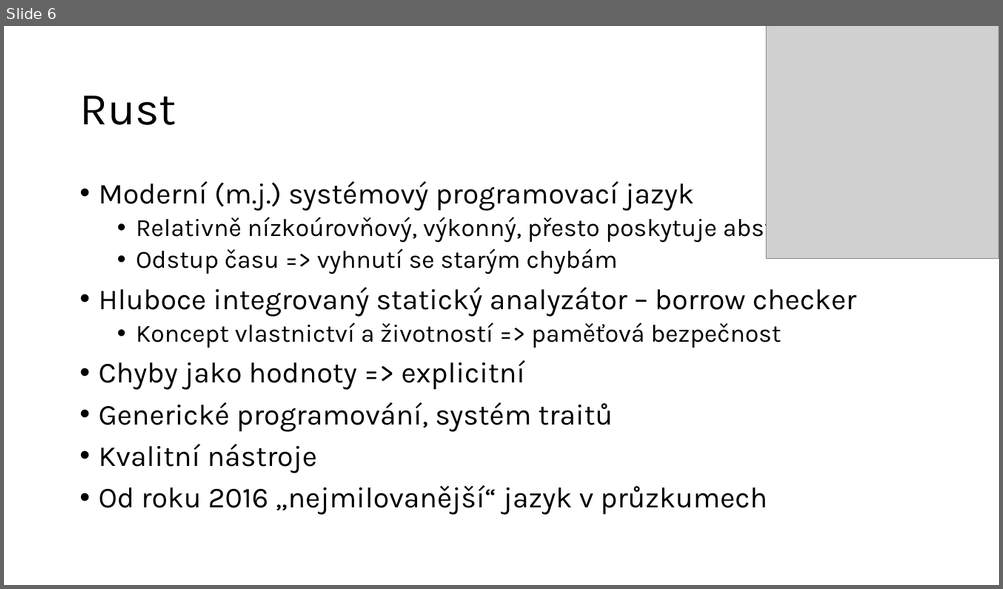
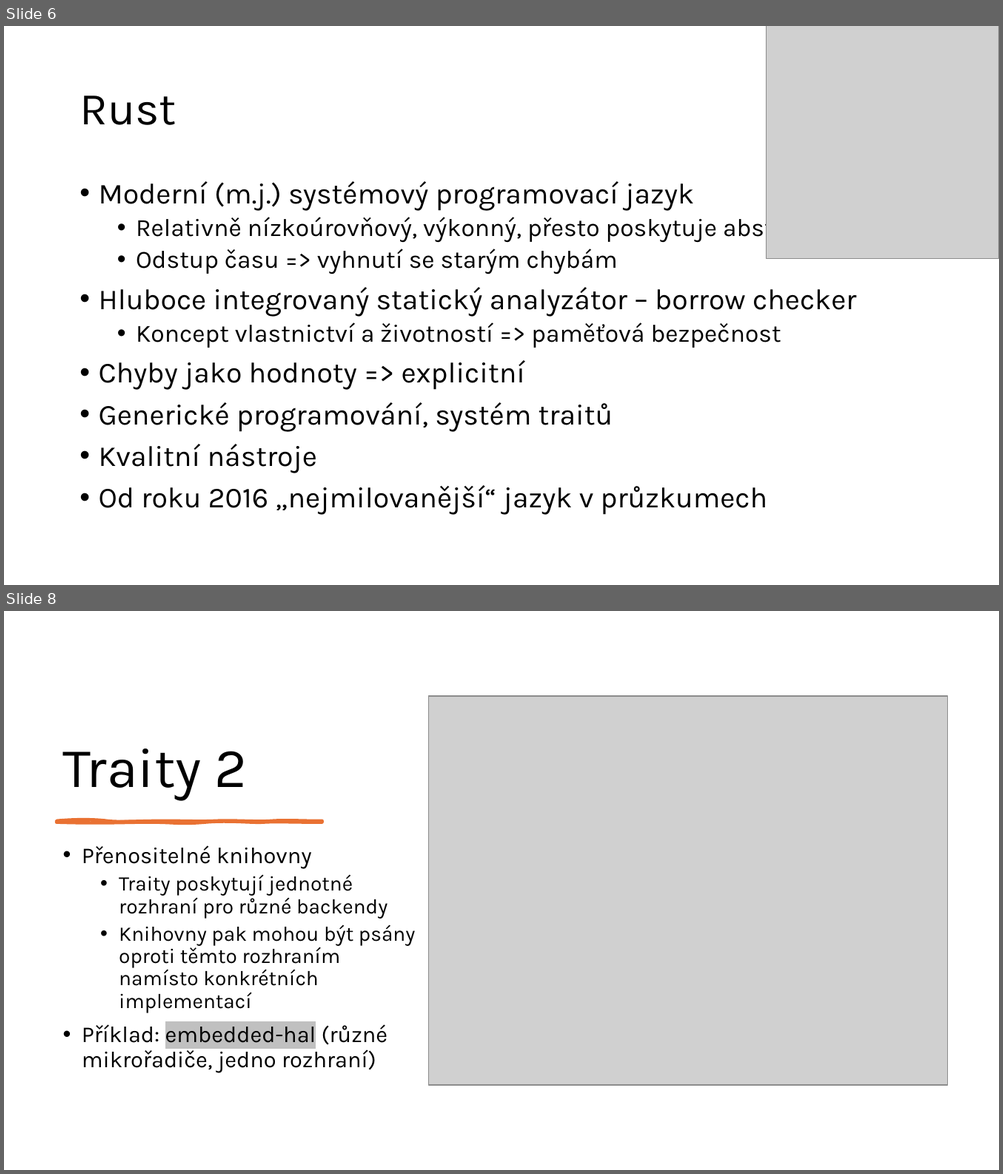
Before and after one commit to creeper6530/maturitni-projekt-docs, a slide deck: Prezentace.pptx. Shown one above the other, each under a label of ours: slide 6 before the commit, slides 6 and 8 after it; the slides between them are not shown. The pictures are 1003x589 and 1003x1174 pixels, drawn with LibreOffice and Linux fonts; fonts in the diff are those of the drawing; grey boxes stand for pictures. Boxes give left, top, right and bottom in pixels: in the first picture for what was removed or moved away, otherwise in the second. Text is boxed around its words. In the diff, an @@ line names an element or a change of style, - is before the commit and + after.

```diff
--- a/Prezentace.pptx
+++ b/Prezentace.pptx
@@ slide 8 added at box(4, 611, 999, 1170), background #FFFFFF @@
@@ picture added at box(429, 696, 948, 1085) @@
@@ title added at box(63, 749, 247, 801), 54 pt, text #000000 @@
+Traity 2
@@ freeform shape added at box(57, 820, 322, 822), fill #E97132, outline #E97132 3 pt @@
@@ text added at box(82, 846, 415, 1073), 20 pt, text #000000 @@
+• Přenositelné knihovny
+  • Traity poskytují jednotné rozhraní pro různé backendy
+  • Knihovny pak mohou být psány oproti těmto rozhraním namísto konkrétních implementací
+• Příklad: embedded-hal (různé mikrořadiče, jedno rozhraní)
```
Also in this commit, not shown: 1 slide changed, 5 other slides added, 5 other files.
